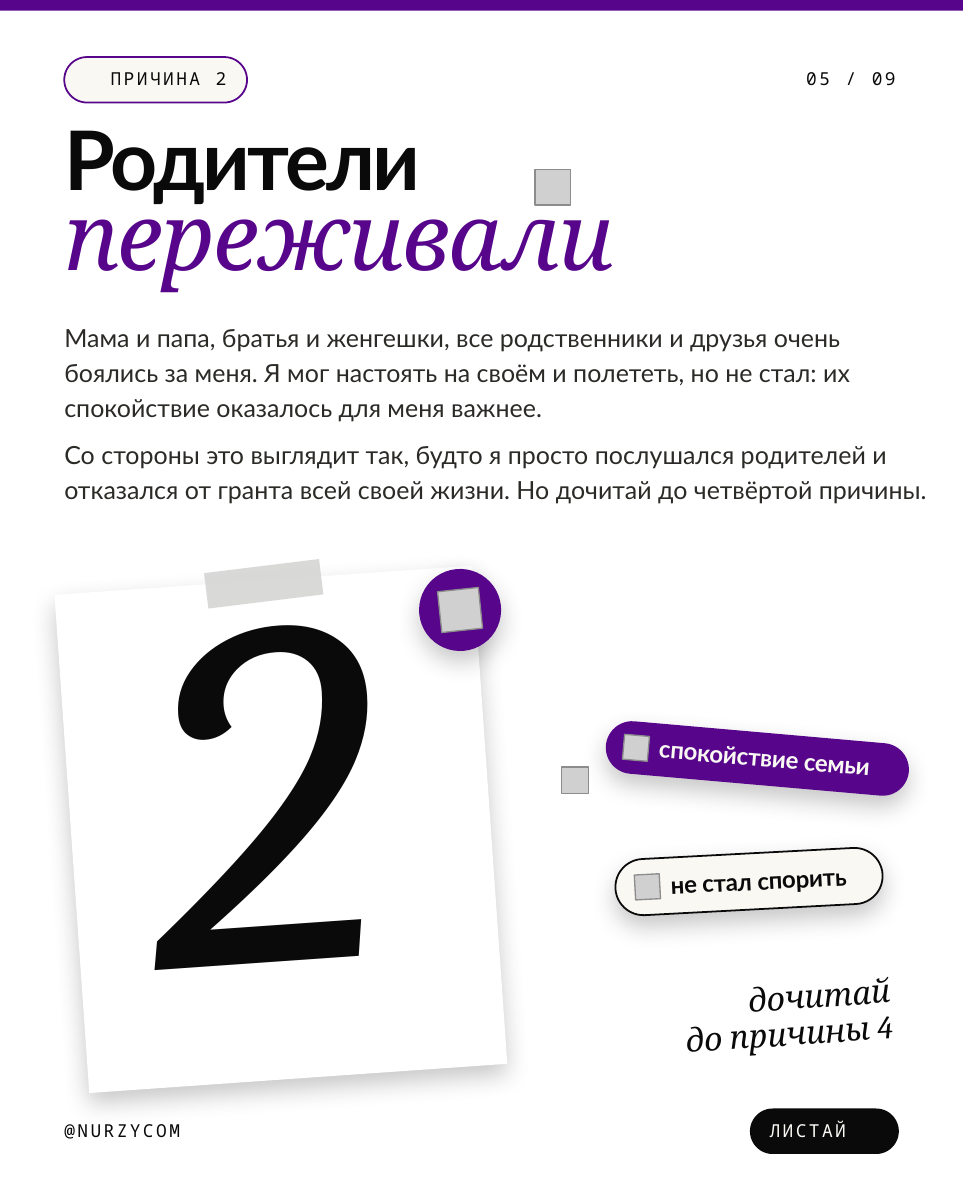
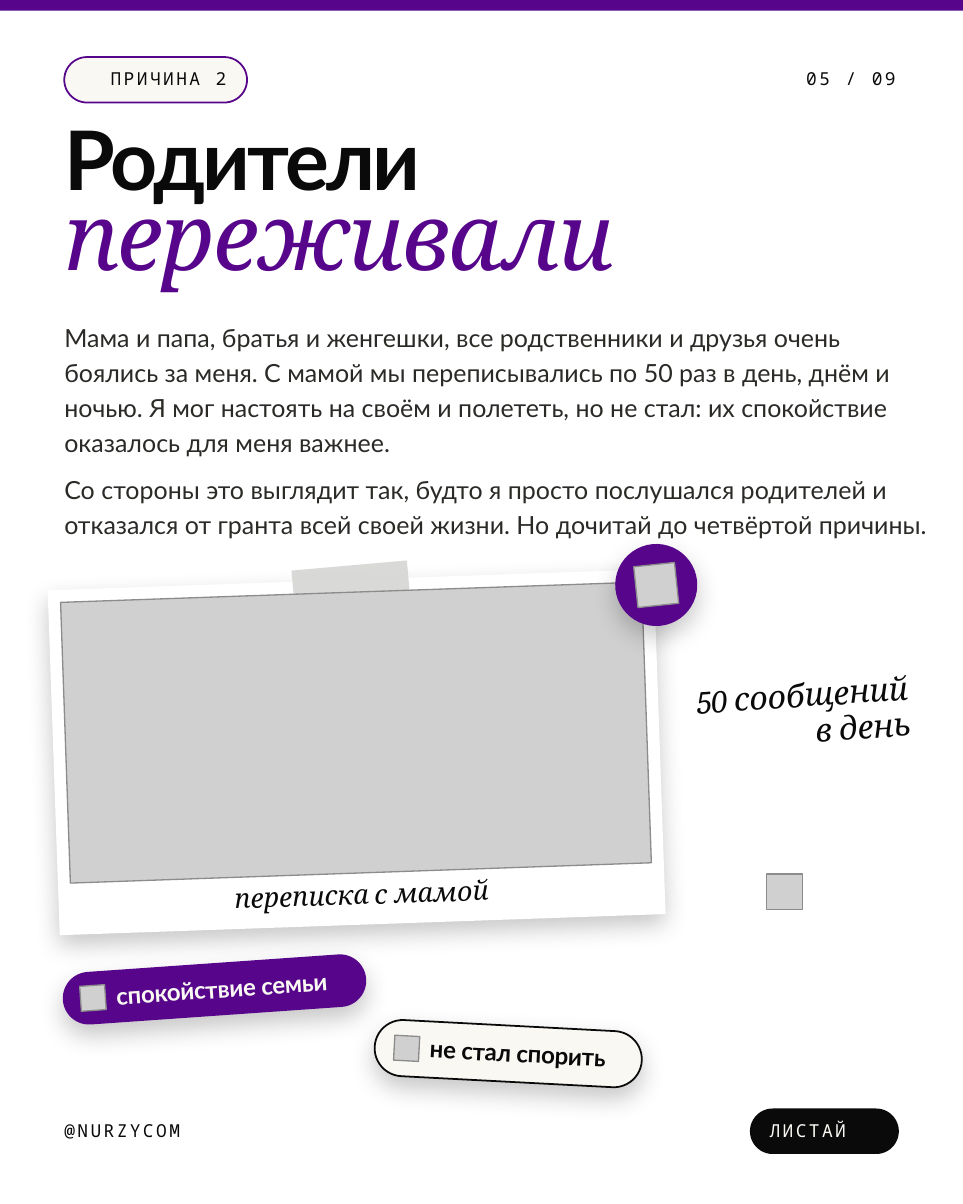
Before and after one commit to galiandojonathan-ship-it1/nurzycom_brand, a slide deck: slide 5 of social/pptx/reasons-170m.pptx. Drawn at 963x1204 pixels with LibreOffice and Linux fonts; fonts in the diff are those of the drawing; grey boxes stand for pictures; background and template pictures are left out. Boxes give left, top, right and bottom in pixels: in the first picture for what was removed or moved away, otherwise in the second. Text is boxed around its words. In the diff, an @@ line names an element or a change of style, - is before the commit and + after.

```diff
--- a/social/pptx/reasons-170m.pptx
+++ b/social/pptx/reasons-170m.pptx
@@ text at [64,329,889,456]: text changed @@
-Мама и папа, братья и женгешки, все родственники и друзья очень боялись за меня. Я мог настоять на своём и полететь, но не стал: их спокойствие оказалось для меня важнее.
+Мама и папа, братья и женгешки, все родственники и друзья очень боялись за меня. С мамой мы переписывались по 50 раз в день, днём и ночью. Я мог настоять на своём и полететь, но не стал: их спокойствие оказалось для меня важнее.
@@ text "Со стороны это выглядит так, ...": place and size @@
-text "Со стороны это выглядит так, ..." at [64,446,927,504]
+text "Со стороны это выглядит так, ..." at [64,481,927,539]
@@ rectangle at [48,569,666,935]: rotation 356 to 358 degrees @@
@@ rectangle at [291,560,410,606]: rotation 353 to 355 degrees @@
@@ ellipse: place and size @@
-ellipse at [415,565,505,655]
+ellipse at [611,540,701,631]
@@ picture: place and size @@
-picture at [437,587,482,632]
+picture at [634,563,679,608]
@@ picture added at [61,582,652,883] @@
@@ text removed at [156,625,385,1075] @@
-2
@@ text added at [697,675,912,742], 18 pt, text #0A0A0A, italic @@
+50 сообщений
+в день
@@ picture removed at [562,767,589,794] @@
@@ text added at [235,879,489,914], 15 pt, text #0A0A0A, italic @@
+переписка с мамой
@@ picture: place and size @@
-picture at [535,169,571,205]
+picture at [767,874,802,910]
@@ rotation 5 to 356 degrees in 3 elements at [80,984,106,1010], [117,982,257,1005], [61,952,369,1026] @@
@@ text "спокойствие семьи": place and size @@
-text "спокойствие семьи" at [658,745,869,775]
+text "спокойствие семьи" at [117,982,257,1005]
@@ text removed at [686,977,894,1056] @@
-дочитай
-до причины 4
@@ rotation 357 to 3 degrees in 3 elements at [394,1036,419,1061], [429,1044,605,1069], [374,1019,643,1089] @@
@@ text "не стал спорить": place and size @@
-text "не стал спорить" at [671,873,847,894]
+text "не стал спорить" at [429,1044,605,1069]
```
Also in this commit, not shown: 3 other slides changed, 10 other files.
